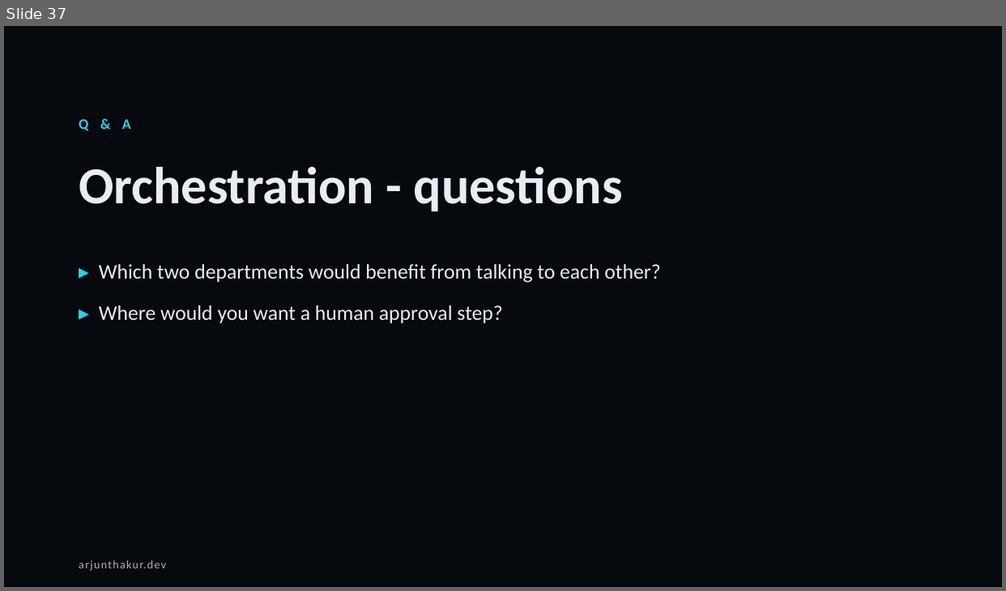
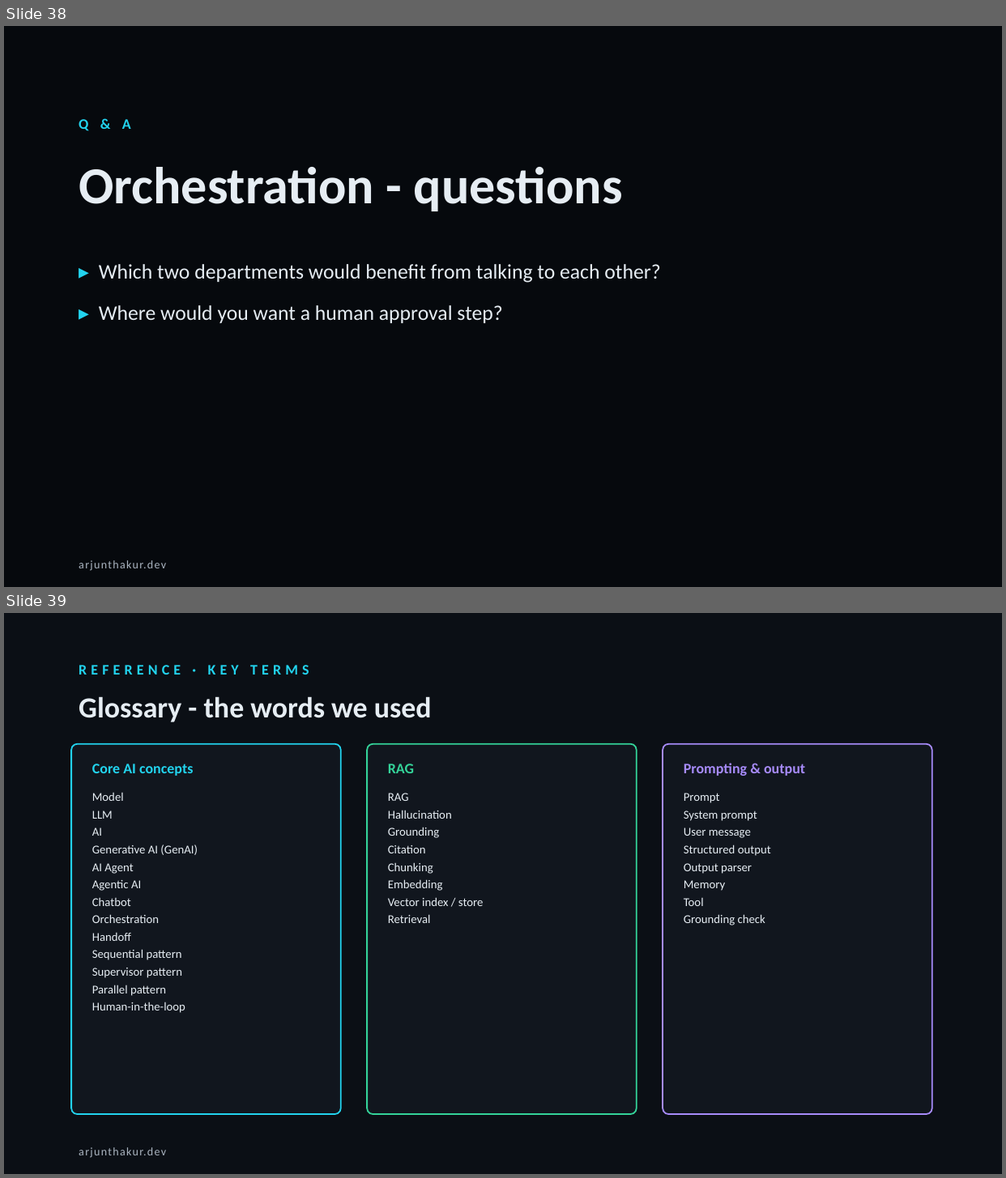
Before and after one commit to thakurarjun247/lgelectronics, a slide deck: LG-AI-Training-4hr.pptx. Shown one above the other, each under a label of ours: slide 37 before the commit, slides 38 and 39 after it. The pictures are 1006x591 and 1006x1178 pixels, drawn with LibreOffice and Linux fonts; fonts in the diff are those of the drawing. Boxes give left, top, right and bottom in pixels: in the first picture for what was removed or moved away, otherwise in the second. Text is boxed around its words. In the diff, an @@ line names an element or a change of style, - is before the commit and + after.

```diff
--- a/LG-AI-Training-4hr.pptx
+++ b/LG-AI-Training-4hr.pptx
@@ slide 39 added at <box>4,613,1002,1174</box>, background #0B0F15 @@
@@ text added at <box>79,665,309,675</box>, 14 pt, text #22D3EE, bold @@
+REFERENCE · KEY TERMS
@@ text added at <box>79,696,432,722</box>, 28 pt, text #E6EDF3, bold @@
+Glossary - the words we used
@@ rounded rectangle added at <box>71,744,341,1114</box>, fill #11161E, outline #22D3EE 1.4 pt @@
@@ rounded rectangle added at <box>367,744,637,1114</box>, fill #11161E, outline #34D399 1.4 pt @@
@@ rounded rectangle added at <box>663,744,932,1114</box>, fill #11161E, outline #A78BFA 1.4 pt @@
@@ text added at <box>92,764,193,776</box>, 14 pt, text #22D3EE, bold @@
+Core AI concepts
@@ text added at <box>388,764,414,773</box>, 14 pt, text #34D399, bold @@
+RAG
@@ text added at <box>684,763,805,776</box>, 14 pt, text #A78BFA, bold @@
+Prompting & output
@@ text added at <box>92,793,198,1013</box>, 11.5 pt, text #E6EDF3 @@
+Model
+LLM
+AI
+Generative AI (GenAI)
+AI Agent
+Agentic AI
+Chatbot
+Orchestration
+Handoff
+Sequential pattern
+Supervisor pattern
+Parallel pattern
+Human-in-the-loop
@@ text added at <box>388,793,484,923</box>, 11.5 pt, text #E6EDF3 @@
+RAG
+Hallucination
+Grounding
+Citation
+Chunking
+Embedding
+Vector index / store
+Retrieval
@@ text added at <box>684,793,771,926</box>, 11.5 pt, text #E6EDF3 @@
+Prompt
+System prompt
+User message
+Structured output
+Output parser
+Memory
+Tool
+Grounding check
@@ text added at <box>79,1148,166,1158</box>, 11 pt, text #AAB4C0 @@
+arjunthakur.dev
@@ what was slide 37 is now slide 38 @@
```
Also in this commit, not shown: 3 other slides added, 5 other files.
